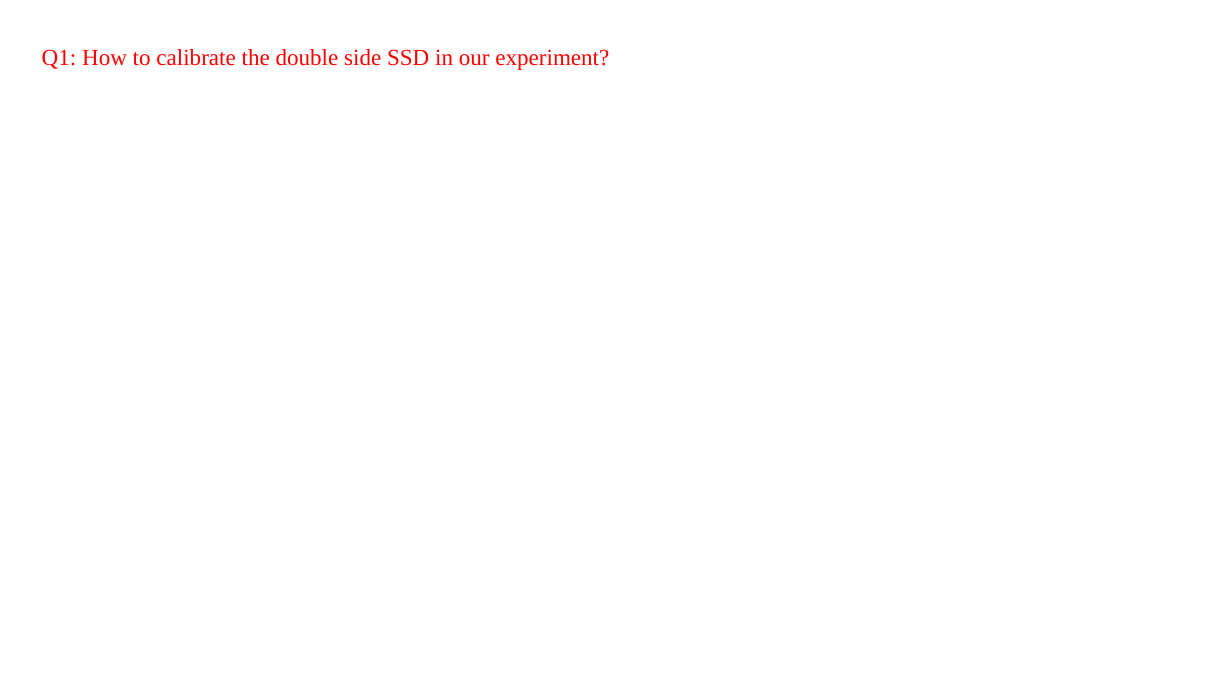
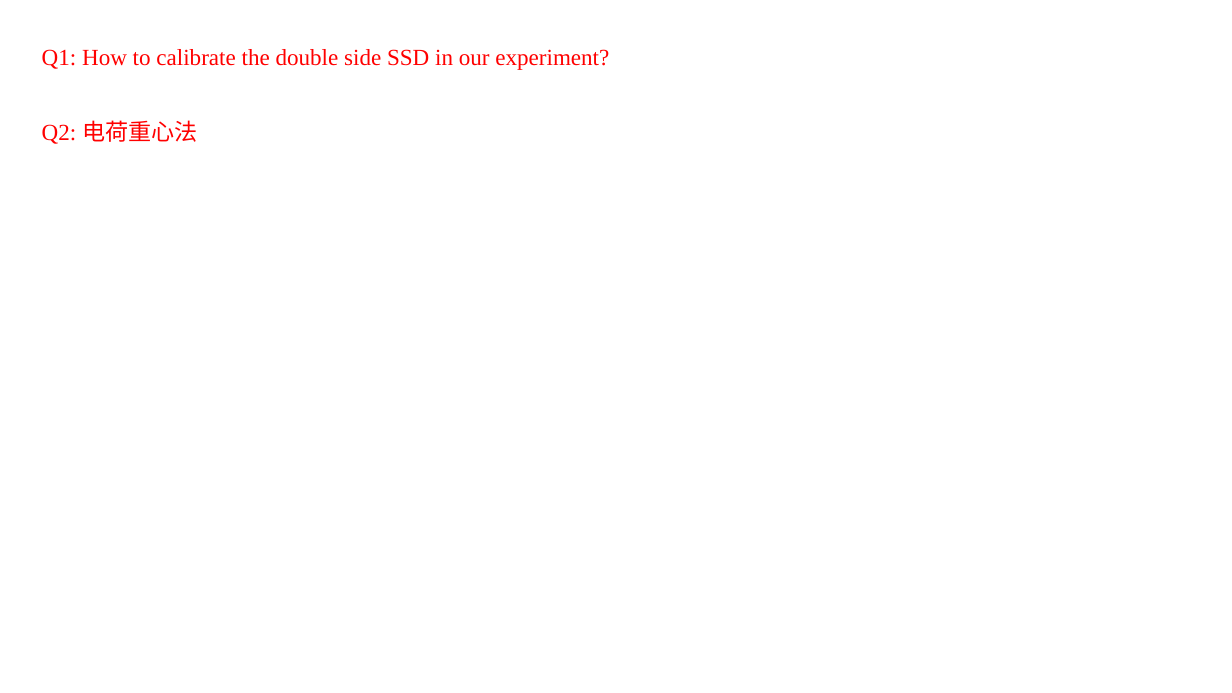
Before and after one commit to gfh16/StudyNotes, a slide deck: slide 1 of 03DE-E-Detector.pptx. Drawn at 1232x693 pixels with LibreOffice and Linux fonts; fonts in the diff are those of the drawing. Boxes give left, top, right and bottom in pixels: in the first picture for what was removed or moved away, otherwise in the second. Text is boxed around its words. In the diff, an @@ line names an element or a change of style, - is before the commit and + after.

```diff
--- a/03DE-E-Detector.pptx
+++ b/03DE-E-Detector.pptx
@@ text added at (42, 120, 197, 144), 18 pt, text #FF0000 @@
+Q2: 电荷重心法
```
Also in this commit, not shown: 2 other slides changed.
